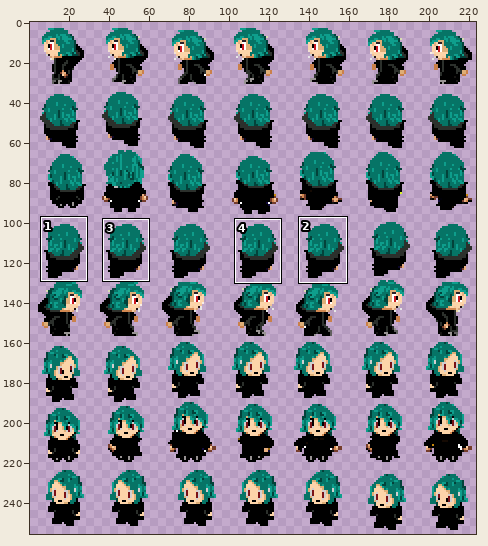
Two versions of one sprite sheet, Warlock/res/drawable-mdpi/charsheetedit.png. Above: a wide view before the commit, with the close-up outlined.
Close-up. Before the edit:
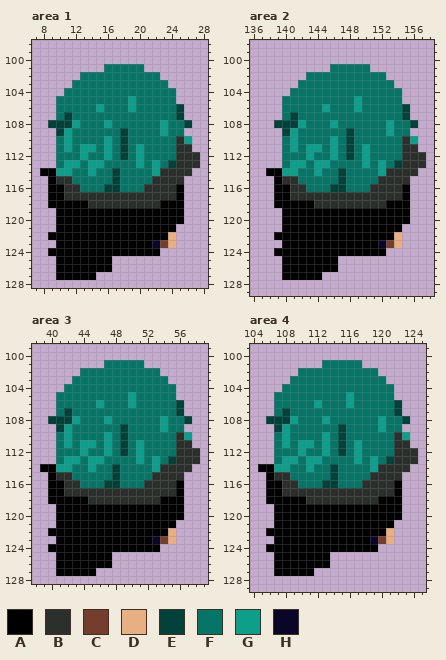
The file is 224x256 pixels. Colours within 5 levels of each other are drawn and written as one. Shown: area 1: x 7..28, y 98..128; area 2: x 136..158, y 98..129; area 3: x 38..59, y 99..128; area 4: x 104..125, y 99..129. The wide view leaves out empty margins. The commit also changed other parts of the picture, which this record leaves out.
Palette (. is transparent): A #000000  B #2c302c  C #753d2c  D #e8af82  E #03423a  F #067466  G #0e9e8c  H #0b0628
Pixels before, area 1, first column x 8:
101 ........FFFFF.......
102 .....FFFFFFFFFF.....
103 ....FFFFFFFFFFFF....
104 ...FFFFFFFFFFFFFF...
105 ..FFFFFFFFFGFFFFF...
106 ..FFFFFGFFFGFFFFFE..
107 ..FEFFFFFFFFFFFFFE..
108 .EEEGFFFGFFFFFFGFFE.
109 ..EGFFFFFFEFFFFGFF..
110 ..FGFFFFGFEFFFFFFBG.
111 ..FGFGGFGFEFGFFFFBB.
112 ..FFFGFFGFEFGFFFFBBB
113 ..FGGFGGFFFFGFGFEBBB
114 AAGGFFGFFEFFFFGBBBB.
115 .ABBFFFFFEFFFFBBBB..
116 .AABBFFFEEFFFBBBBA..
117 .AABBBBBBBBBBBBBBA..
118 .AAAAABBBBBBBBBAAA..
119 ..AAAAAAAAAAAAAAAA..
120 ..AAAAAAAAAAAAAAAA..
121 ..AAAAAAAAAAAAAAA...
122 .AAAAAAAAAAAAAAAD...
123 ..AAAAAAAAAAAAHCD...
124 .AAAAAAAAAAAAAA.....
125 ..AAAAAAA...........
126 ..AAAAAAA...........
127 ..AAAAA.............
Pixels before, area 2, first column x 138:
101 ........FFFFF.......
102 .....FFFFFFFFFF.....
103 ....FFFFFFFFFFFF....
104 ...FFFFFFFFFFFFFF...
105 ..FFFFFFFFFGFFFFF...
106 ..FFFFFGFFFGFFFFFE..
107 ..FEFFFFFFFFFFFFFE..
108 .EEEGFFFGFFFFFFGFFE.
109 ..EGFFFFFFEFFFFGFF..
110 ..FGFFFFGFEFFFFFFBG.
111 ..FGFGGFGFEFGFFFFBB.
112 ..FFFGFFGFEFGFFFFBBB
113 ..FGGFGGFFFFGFGFEBBB
114 AAGGFFGFFEFFFFGBBBB.
115 .ABBFFFFFEFFFFBBBB..
116 .AABBFFFEEFFFBBBBA..
117 .AABBBBBBBBBBBBBBA..
118 .AAAAABBBBBBBBBAAA..
119 ..AAAAAAAAAAAAAAAA..
120 ..AAAAAAAAAAAAAAAA..
121 ..AAAAAAAAAAAAAAA...
122 .AAAAAAAAAAAAAAAD...
123 ..AAAAAAAAAAAAHCD...
124 .AAAAAAAAAAAAAA.....
125 ..AAAAAAA...........
126 ..AAAAAAA...........
127 ..AAAAA.............
Pixels before, area 3, first column x 39:
101 ........FFFFF.......
102 .....FFFFFFFFFF.....
103 ....FFFFFFFFFFFF....
104 ...FFFFFFFFFFFFFF...
105 ..FFFFFFFFFGFFFFF...
106 ..FFFFFGFFFGFFFFFE..
107 ..FEFFFFFFFFFFFFFE..
108 .EEEGFFFGFFFFFFGFFE.
109 ..EGFFFFFFEFFFFGFF..
110 ..FGFFFFGFEFFFFFFBG.
111 ..FGFGGFGFEFGFFFFBB.
112 ..FFFGFFGFEFGFFFFBBB
113 ..FGGFGGFFFFGFGFEBBB
114 AAGGFFGFFEFFFFGBBBB.
115 .ABBFFFFFEFFFFBBBB..
116 .AABBFFFEEFFFBBBBA..
117 .AABBBBBBBBBBBBBBA..
118 .AAAAABBBBBBBBBAAA..
119 ..AAAAAAAAAAAAAAAA..
120 ..AAAAAAAAAAAAAAAA..
121 ..AAAAAAAAAAAAAAA...
122 .AAAAAAAAAAAAAAAD...
123 ..AAAAAAAAAAAAHCD...
124 .AAAAAAAAAAAAAA.....
125 ..AAAAAAA...........
126 ..AAAAAAA...........
127 ..AAAAA.............
Pixels before, area 4, first column x 105:
101 ........FFFFF.......
102 .....FFFFFFFFFF.....
103 ....FFFFFFFFFFFF....
104 ...FFFFFFFFFFFFFF...
105 ..FFFFFFFFFGFFFFF...
106 ..FFFFFGFFFGFFFFFE..
107 ..FEFFFFFFFFFFFFFE..
108 .EEEGFFFGFFFFFFGFFE.
109 ..EGFFFFFFEFFFFGFF..
110 ..FGFFFFGFEFFFFFFBG.
111 ..FGFGGFGFEFGFFFFBB.
112 ..FFFGFFGFEFGFFFFBBB
113 ..FGGFGGFFFFGFGFEBBB
114 AAGGFFGFFEFFFFGBBBB.
115 .ABBFFFFFEFFFFBBBB..
116 .AABBFFFEEFFFBBBBA..
117 .AABBBBBBBBBBBBBBA..
118 .AAAAABBBBBBBBBAAA..
119 ..AAAAAAAAAAAAAAAA..
120 ..AAAAAAAAAAAAAAAA..
121 ..AAAAAAAAAAAAAAA...
122 .AAAAAAAAAAAAAAAD...
123 ..AAAAAAAAAAAAHCD...
124 .AAAAAAAAAAAAAA.....
125 ..AAAAAAA...........
126 ..AAAAAAA...........
127 ..AAAAA.............
And afterwards:
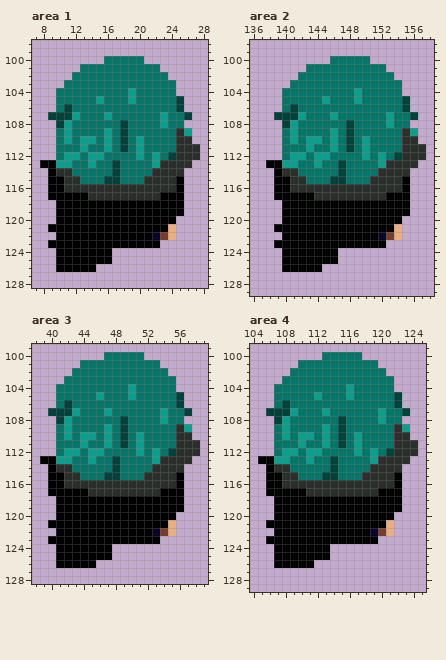
Changes in this commit:
Changed rows in their new state; - is an unchanged pixel.
Area 1:
first column x 8:
100 --------FFFFF-------
101 -----FFF-----FF-----
102 ----F----------F----
103 ---F------------F---
104 --F--------G--------
105 -------G---------E--
106 ---E---F---F--------
107 -EE-G---G------G-FE-
108 -.-GF---F-E-------.-
109 --F-----G------F-BG-
110 -----GG-----G-----B-
111 ---F--F------------B
112 ---GGFGGF-F---G-E---
113 AAG-F--F-E--F--BB--.
114 .-BB--F-------B---.-
115 --A-B---E----B---A--
116 -----BBBBBBBB-------
117 ---AAA---------AA---
118 -.----AAAAAAAAA-----
120 -----------------.--
121 -A--------------D---
122 -.------------HC----
123 -A------------A..---
124 -.-------......-----
126 -------..-----------
127 --.....-------------
Area 2:
first column x 138:
100 --------FFFFF-------
101 -----FFF-----FF-----
102 ----F----------F----
103 ---F------------F---
104 --F--------G--------
105 -------G---------E--
106 ---E---F---F--------
107 -EE-G---G------G-FE-
108 -.-GF---F-E-------.-
109 --F-----G------F-BG-
110 -----GG-----G-----B-
111 ---F--F------------B
112 ---GGFGGF-F---G-E---
113 AAG-F--F-E--F--BB--.
114 .-BB--F-------B---.-
115 --A-B---E----B---A--
116 -----BBBBBBBB-------
117 ---AAA---------AA---
118 -.----AAAAAAAAA-----
120 -----------------.--
121 -A--------------D---
122 -.------------HC----
123 -A------------A..---
124 -.-------......-----
126 -------..-----------
127 --.....-------------
Area 3:
first column x 39:
100 --------FFFFF-------
101 -----FFF-----FF-----
102 ----F----------F----
103 ---F------------F---
104 --F--------G--------
105 -------G---------E--
106 ---E---F---F--------
107 -EE-G---G------G-FE-
108 -.-GF---F-E-------.-
109 --F-----G------F-BG-
110 -----GG-----G-----B-
111 ---F--F------------B
112 ---GGFGGF-F---G-E---
113 AAG-F--F-E--F--BB--.
114 .-BB--F-------B---.-
115 --A-B---E----B---A--
116 -----BBBBBBBB-------
117 ---AAA---------AA---
118 -.----AAAAAAAAA-----
120 -----------------.--
121 -A--------------D---
122 -.------------HC----
123 -A------------A..---
124 -.-------......-----
126 -------..-----------
127 --.....-------------
Area 4:
first column x 105:
100 --------FFFFF-------
101 -----FFF-----FF-----
102 ----F----------F----
103 ---F------------F---
104 --F--------G--------
105 -------G---------E--
106 ---E---F---F--------
107 -EE-G---G------G-FE-
108 -.-GF---F-E-------.-
109 --F-----G------F-BG-
110 -----GG-----G-----B-
111 ---F--F------------B
112 ---GGFGGF-F---G-E---
113 AAG-F--F-E--F--BB--.
114 .-BB--F-------B---.-
115 --A-B---E----B---A--
116 -----BBBBBBBB-------
117 ---AAA---------AA---
118 -.----AAAAAAAAA-----
120 -----------------.--
121 -A--------------D---
122 -.------------HC----
123 -A------------A..---
124 -.-------......-----
126 -------..-----------
127 --.....-------------
Boxes around the changes in both close-ups, in picture pixels (x1, y1, x2, y2):
changed: (40, 56, 200, 280)
changed: (266, 56, 426, 280)
changed: (40, 352, 200, 576)
changed: (258, 352, 418, 576)
